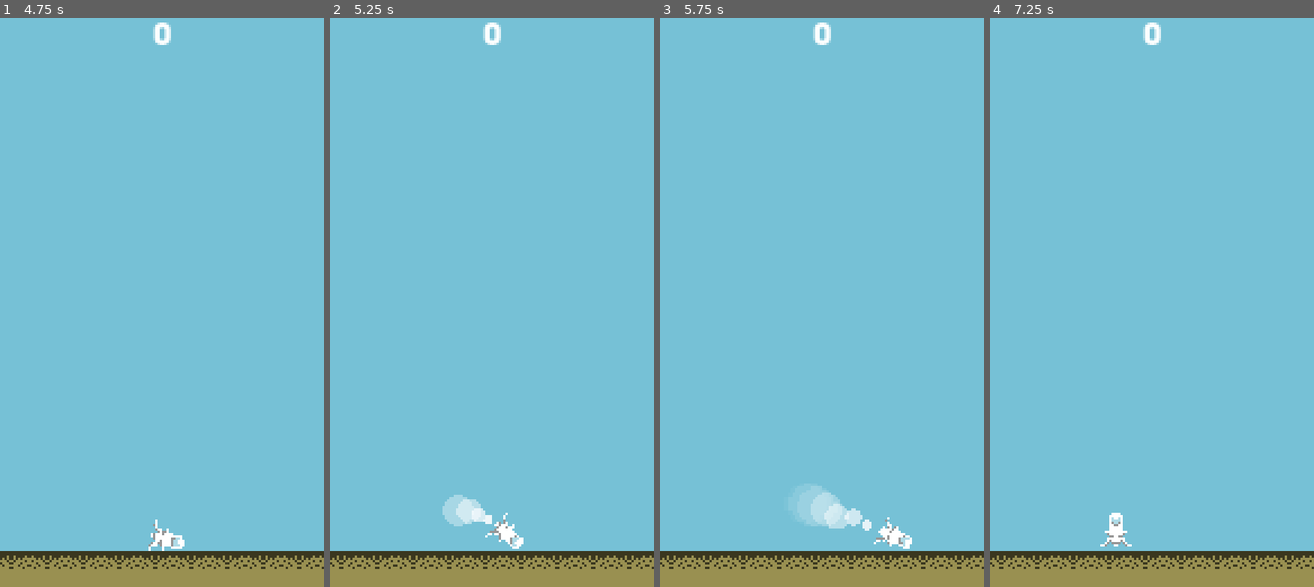
Above: before the commit, frames 1-4 (left to right).
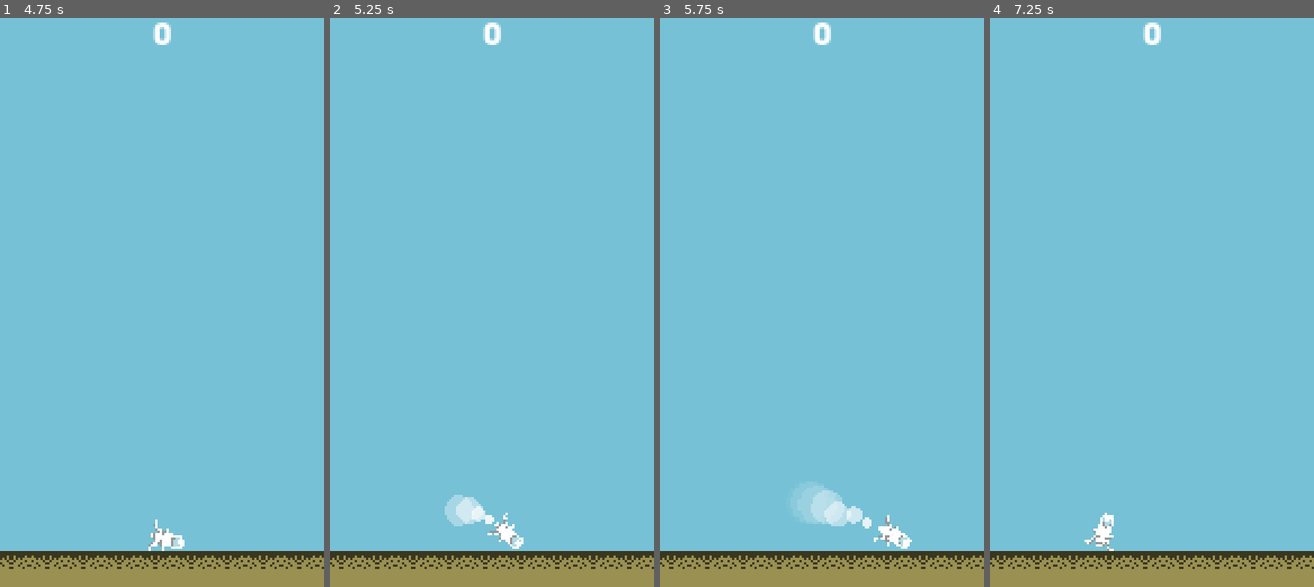
Above: after the commit, the same moments.

Repository: OddvarLookus/PlanetRush
Game: Godot game, scene res://Scenes/GameScene.tscn
Same seed, same stepped clock (60 frames per second), same inputs: the game is played once before the commit and once after it. The project has no main scene, so this scene is started directly.
Inputs:
- Up to frame 1 (4.75 s): tap Enter at 0.5 s; hold W (accelerate) 0.53-2.03 s; hold A (left) 2.03-4.28 s; hold D (right) from 4.28 s (still down)
- Up to frame 2 (5.25 s): release D (right) at 5.03 s; hold W (accelerate) from 5.03 s (still down)
- Up to frame 3 (5.75 s): keep holding W (accelerate)
- Up to frame 4 (7.25 s): release W (accelerate) at 5.78 s; hold D (right) from 5.78 s (still down)

Frame 1 is identical in both runs. In frame 2, less than 0.1% of the frame differs, in the area x 34-60%, y 84-93%; in frame 3, 0.3%; in frame 4, 0.5%, in the area x 29-44%, y 86-94%.

Commit message:
support for more hazards, alien birds do damage and explode on touch

Diff:
--- a/Data/Hazards/HazardsSpawner.gd
+++ b/Data/Hazards/HazardsSpawner.gd
@@ -3,15 +3,19 @@
 
 export (Array, PackedScene) var hazards_to_spawn
 var hazards_instances = []
+var spawn_timers = []
 
 export (NodePath) var player_path
-export (float, 256, 1000) var max_vertical_spawn_dist
+export (NodePath) var game_manager_path
 
 #export (Array, Hazard) var hazards_to_spawn
 
 onready var hazard_container : Node = $"hazards container" as Node
+onready var game_manager : GameManager = get_node(game_manager_path) as GameManager
 onready var player : Player = get_node(player_path) as Player
-onready var spawn_timer : Timer = $"spawn timer" as Timer
+
+
+#onready var spawn_timer : Timer = $"spawn timer" as Timer
 
 # Declare member variables here. Examples:
 # var a: int = 2
@@ -20,8 +24,6 @@
 
 # Called when the node enters the scene tree for the first time.
 func _ready() -> void:
-
-	player.connect("into_atmosphere", self, "start_spawning")
 
 	initialize_hazards_instances()
 
@@ -32,28 +34,49 @@
 	for i in range(hazards_to_spawn.size()):
 
 		hazards_instances.push_back(hazards_to_spawn[i].instance())
+		var tim : Timer = Timer.new()
+		tim.autostart = false
+		tim.one_shot = false
+		tim.wait_time = hazards_instances[i].get_time_between_spawn()
+		add_child(tim)
+		spawn_timers.push_back(tim)
+		tim.connect("timeout", self, "spawn", [i])
 
 
-	pass
 
 func start_spawning():
-	spawn_timer.start()
+
+	pass
 
 func stop_spawning():
 
 	pass
 
-func spawn():
+func spawn(idx : int):
 	randomize()
-	var hazard : Hazard = hazards_to_spawn[0].instance()
+	var hazard : Hazard = hazards_to_spawn[idx].instance()
 	hazard.set_player_ref(player)
 	hazard_container.add_child(hazard)
 	hazard.start()
-	#hazard.position = Vector2(rand_range(0,144), player.position.y - rand_range(260, max_vertical_spawn_dist))
+
+	spawn_timers[idx].start(hazards_instances[idx].get_time_between_spawn())
 
 
+func check_timers():
+	#this checks every spawn timer, to see if objects should be spawned or not
+	for i in range(hazards_instances.size()):
 
-func _on_spawn_timer_timeout() -> void:
-	spawn()
+		var player_height : int = game_manager.get_score()
 
+		#check if the player is in between the correct heights to spawn this object
+		if(player_height >= hazards_instances[i].start_spawn_height and player_height <= hazards_instances[i].end_spawn_height):
+			if(spawn_timers[i].is_stopped()):
+				spawn_timers[i].start(hazards_instances[i].get_time_between_spawn())
+				pass
+			pass
+		else:#height is incorrect
+			if(not spawn_timers[i].is_stopped()):
+				spawn_timers[i].stop()
+
+		pass
 	pass
--- /dev/null
+++ b/Data/Hazards/alienbird/Alienbird feathers.tscn
@@ -0,0 +1,28 @@
+[gd_scene load_steps=4 format=2]
+
+[ext_resource path="res://Data/Hazards/alienbird/particles_destroy.gd" type="Script" id=1]
+[ext_resource path="res://Data/Hazards/alienbird/AlienBird feather.png" type="Texture" id=2]
+
+[sub_resource type="Curve" id=1]
+max_value = 1.5
+_data = [ Vector2( 0, 0.718182 ), 0.0, 0.0, 0, 0, Vector2( 0.2, 1.2 ), 0.0, 0.0, 0, 0, Vector2( 0.7, 1.2 ), 0.0, 0.0, 0, 0, Vector2( 1, 0 ), 0.0, 0.0, 0, 0 ]
+
+[node name="Alienbird feathers" type="CPUParticles2D"]
+emitting = false
+amount = 5
+lifetime = 0.8
+one_shot = true
+explosiveness = 0.9
+lifetime_randomness = 0.82
+texture = ExtResource( 2 )
+emission_shape = 1
+emission_sphere_radius = 3.0
+spread = 180.0
+gravity = Vector2( 0, 6 )
+initial_velocity = 38.0
+initial_velocity_random = 1.0
+angular_velocity = 289.44
+angular_velocity_random = 1.0
+damping = 8.0
+scale_amount_curve = SubResource( 1 )
+script = ExtResource( 1 )
--- a/Data/Hazards/alienbird/alien_bird.gd
+++ b/Data/Hazards/alienbird/alien_bird.gd
@@ -93,3 +93,18 @@
 					rot -= PI
 					var real_rot : float = lerp(rotation, rot, state.step)
 					state.transform = Transform2D(rot, global_position)
+
+
+
+
+
+
+
+func shatter():
+
+	var feathers : CPUParticles2D = shatter_fragment.instance()
+	get_parent().add_child(feathers)
+	feathers.global_position = global_position
+	queue_free()
+
+	pass
--- a/Data/Hazards/alienbird/alien_bird.tscn
+++ b/Data/Hazards/alienbird/alien_bird.tscn
@@ -1,8 +1,9 @@
-[gd_scene load_steps=6 format=2]
+[gd_scene load_steps=7 format=2]
 
 [ext_resource path="res://Data/Hazards/alienbird/alien_bird.gd" type="Script" id=1]
 [ext_resource path="res://Data/Hazards/alienbird/AlienBird fr1.png" type="Texture" id=2]
 [ext_resource path="res://Data/Hazards/alienbird/AlienBird fr2.png" type="Texture" id=3]
+[ext_resource path="res://Data/Hazards/alienbird/Alienbird feathers.tscn" type="PackedScene" id=4]
 
 [sub_resource type="RectangleShape2D" id=1]
 extents = Vector2( 7, 2 )
@@ -26,18 +27,30 @@
 
 [node name="alien_bird" type="RigidBody2D"]
 position = Vector2( 30, 11 )
+collision_layer = 4
+collision_mask = 7
 mass = 0.3
 gravity_scale = 0.2
+contacts_reported = 4
+contact_monitor = true
 script = ExtResource( 1 )
 shatter_on_impact = true
+number_of_fragments = 1
+shatter_fragment = ExtResource( 4 )
+speed_for_shatter = 5.0
 damage = 1
 fade_type = 1
+time_before_fade = 0.1
 fade_time = 1.0
 min_height = -30.0
 max_height = 145.0
 min_distance = 80.0
 max_distance = 160.0
+min_time_between_spawn = 0.5
+max_time_between_spawn = 1.5
 rotation_follows_velocity = true
+start_spawn_height = 20
+end_spawn_height = 200
 min_horizontal_speed = 30.0
 max_horizontal_speed = 100.0
 velocity_trajectory_error = 27.0
--- /dev/null
+++ b/Data/Hazards/alienbird/particles_destroy.gd
@@ -0,0 +1,30 @@
+extends CPUParticles2D
+
+
+
+func _ready() -> void:
+	emitting = true
+
+	pass
+
+func _process(delta: float) -> void:
+
+	check_emitting()
+
+	pass
+
+func check_emitting():
+
+	if(not emitting):
+		var destroy_timer : Timer = Timer.new()
+		destroy_timer.wait_time = lifetime + 1.0
+		add_child(destroy_timer)
+		destroy_timer.start()
+		destroy_timer.connect("timeout", self, "on_destroy_timer_timeout")
+
+	pass
+
+
+func on_destroy_timer_timeout():
+	queue_free()
+	pass
--- a/Data/Hazards/asteroid.tscn
+++ b/Data/Hazards/asteroid.tscn
@@ -22,7 +22,7 @@
 shatter_on_impact = true
 number_of_fragments = 3
 shatter_fragment = ExtResource( 3 )
-speed_for_shatter = 250.0
+speed_for_shatter = 150.0
 damage = 1
 fade_type = 1
 time_before_fade = 5.0
@@ -30,6 +30,10 @@
 spawn_mode = 1
 min_height = 160.0
 max_height = 350.0
+min_time_between_spawn = 0.5
+max_time_between_spawn = 2.0
+start_spawn_height = 100
+end_spawn_height = 1000
 
 [node name="CollisionShape2D" type="CollisionShape2D" parent="."]
 shape = SubResource( 2 )
--- a/Data/Hazards/hazard.gd
+++ b/Data/Hazards/hazard.gd
@@ -20,6 +20,13 @@
 export (float) var max_height
 export (float) var min_distance
 export (float) var max_distance
+
+export (float) var min_time_between_spawn
+export (float) var max_time_between_spawn
+
+func get_time_between_spawn() -> float:
+	randomize()
+	return rand_range(min_time_between_spawn, max_time_between_spawn)
 #-------------------------------------------------------------------------------
 export (bool) var rotation_follows_velocity
 
@@ -29,6 +36,7 @@
 
 export (int) var start_spawn_height : int
 export (int) var end_spawn_height : int
+
 
 func _ready() -> void:
 	_custom_ready()
@@ -115,9 +123,9 @@
 
 		fragment.global_position = global_position + Vector2(rand_range(-15,15), rand_range(-15,15))
 		fragment.apply_central_impulse(Vector2(rand_range(-100,100), rand_range(-250,-100)))
-		queue_free()
-
-
+
+
+	queue_free()
 	pass
 
 func fade():
@@ -167,7 +175,17 @@
 				if(relative_speed >= speed_for_shatter):
 					shatter()
 
-	pass
+	else:#not shatter on impact
+
+		if(body is RigidBody2D):
+			if(body.is_in_group("player")):
+				var plr : Player = body
+				plr.take_damage(damage)
+			pass
+
+		pass
+	pass
+
 
 func _integrate_forces(state: Physics2DDirectBodyState) -> void:
 	rotate_to_velocity(state)
--- a/Data/Player/player.gd
+++ b/Data/Player/player.gd
@@ -12,9 +12,8 @@
 
 onready var booster_particles : CPUParticles2D = $CPUParticles2D as CPUParticles2D
 
-var in_atmosphere : bool = false
+
 var prev_velocity : Vector2
-signal into_atmosphere
 
 
 # Called when the node enters the scene tree for the first time.
@@ -23,15 +22,9 @@
 
 
 func _process(delta: float) -> void:
-	check_if_in_atmosphere()
+
 
 	pass
-
-func check_if_in_atmosphere():
-	if(not in_atmosphere and game_manager.get_score() > 20):
-		in_atmosphere = true
-		emit_signal("into_atmosphere")
-		print("signal emitted")
 
 
 func _physics_process(delta: float) -> void:
--- a/Scenes/GameScene.tscn
+++ b/Scenes/GameScene.tscn
@@ -15,6 +15,7 @@
 [ext_resource path="res://Data/BG/Camera.gd" type="Script" id=13]
 [ext_resource path="res://Data/BG/palette_sky.png" type="Texture" id=14]
 [ext_resource path="res://Data/BG/BackgroundShader.shader" type="Shader" id=15]
+[ext_resource path="res://Data/Hazards/asteroid.tscn" type="PackedScene" id=16]
 
 [sub_resource type="DynamicFont" id=1]
 size = 14
@@ -66,11 +67,13 @@
 
 [node name="HazardsSpawner" type="Node" parent="."]
 script = ExtResource( 5 )
-hazards_to_spawn = [ ExtResource( 6 ) ]
+hazards_to_spawn = [ ExtResource( 6 ), ExtResource( 16 ) ]
 player_path = NodePath("../Player")
-max_vertical_spawn_dist = 600.0
+game_manager_path = NodePath("../GameManager")
 
-[node name="spawn timer" type="Timer" parent="HazardsSpawner"]
+[node name="check timers timer" type="Timer" parent="HazardsSpawner"]
+wait_time = 0.5
+autostart = true
 
 [node name="hazards container" type="Node" parent="HazardsSpawner"]
 
@@ -190,4 +193,4 @@
 position = Vector2( -2, 1 )
 shape = SubResource( 10 )
 
-[connection signal="timeout" from="HazardsSpawner/spawn timer" to="HazardsSpawner" method="_on_spawn_timer_timeout"]
+[connection signal="timeout" from="HazardsSpawner/check timers timer" to="HazardsSpawner" method="check_timers"]
Binary file added: Data/Hazards/alienbird/AlienBird feather.png
Not shown, added: Data/Hazards/alienbird/AlienBird feather.png.import
Not shown: 1 places in Scenes/GameScene.tscn that only renumber resources
